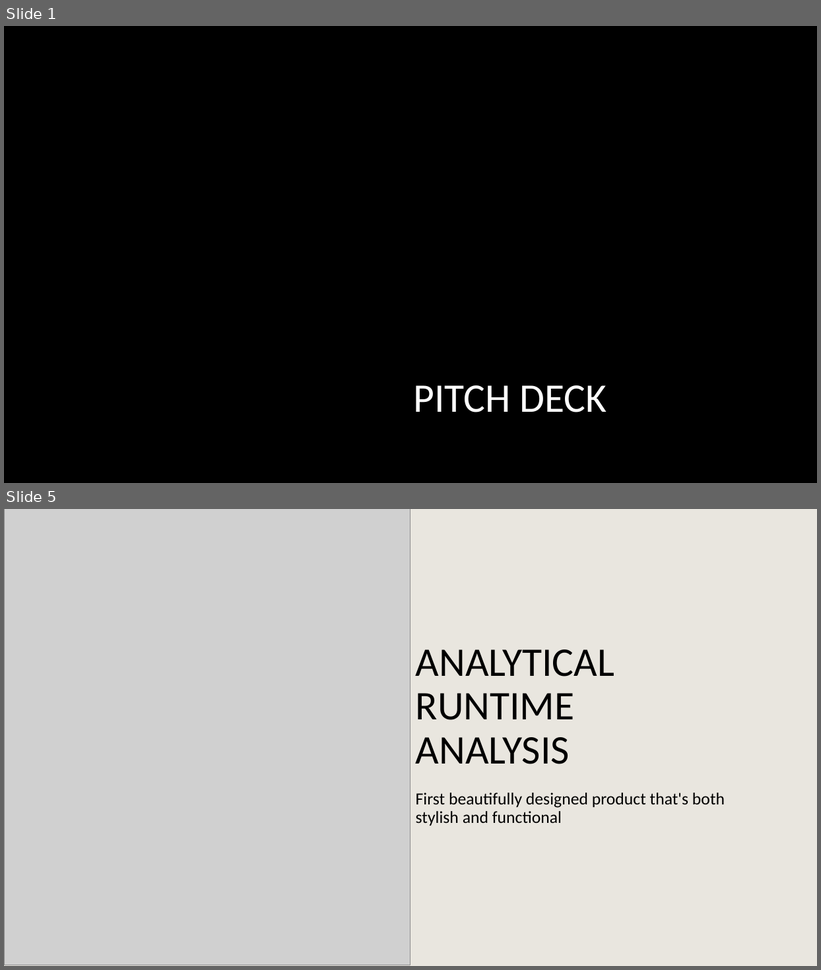
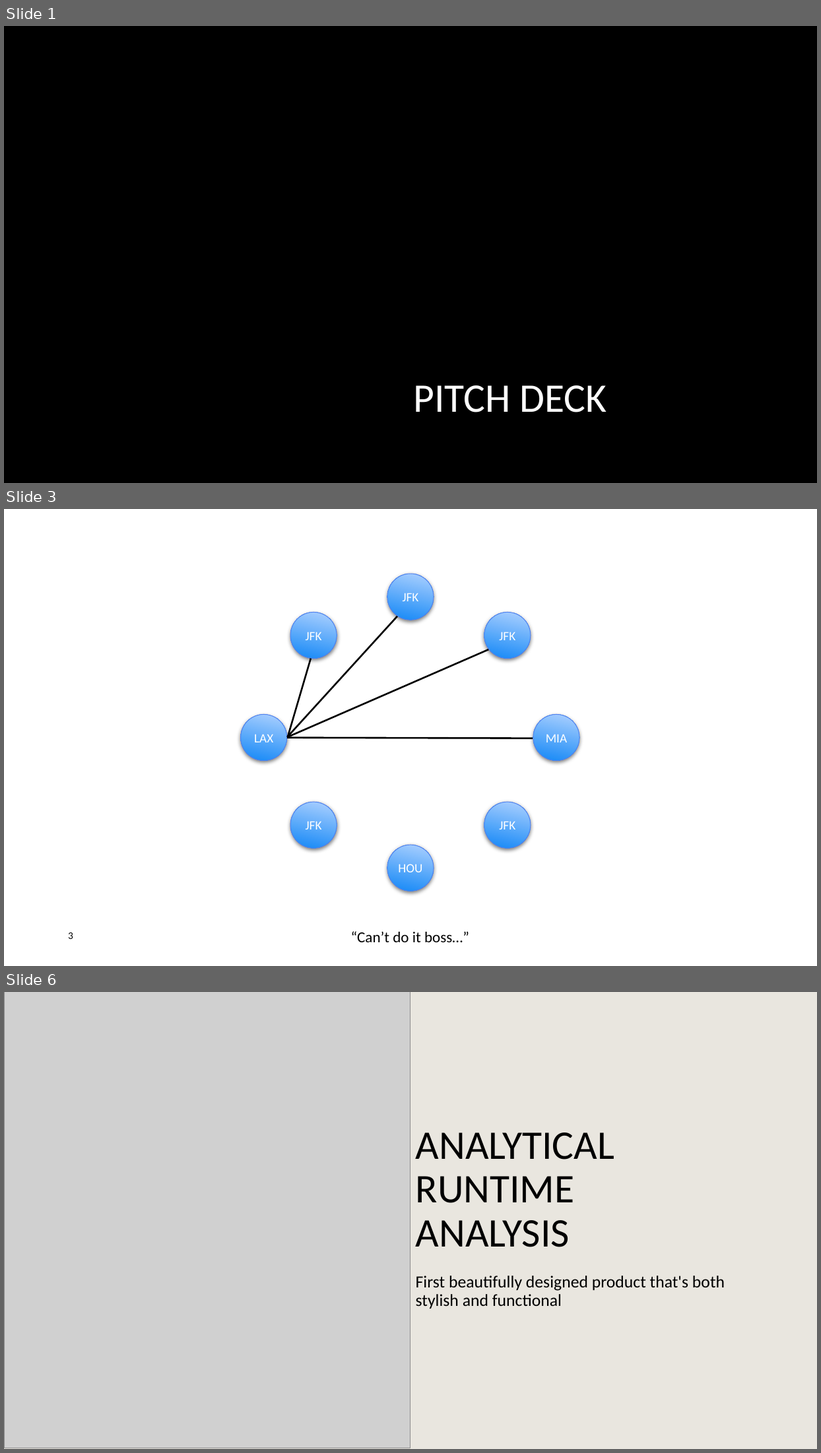
Before and after one commit to PictureOfGray/CS412-Team-NAME, a slide deck: presentations/TeamNAMETSP.pptx. Shown one above the other, each under a label of ours: slides 1 and 5 before the commit, slides 1, 3 and 6 after it; the slides between them are not shown. The pictures are 821x970 and 821x1453 pixels, drawn with LibreOffice and Linux fonts; fonts in the diff are those of the drawing; grey boxes stand for pictures; background and template pictures are left out. Boxes give left, top, right and bottom in pixels: in the first picture for what was removed or moved away, otherwise in the second. Text is boxed around its words. In the diff, an @@ line names an element or a change of style, - is before the commit and + after.

```diff
--- a/presentations/TeamNAMETSP.pptx
+++ b/presentations/TeamNAMETSP.pptx
@@ slide 3 added at [4,509,817,966], background #FFFFFF @@
@@ ellipse added at [387,574,434,620], fill gradient #1287F6 to #AFD2FF, outline #4F80EF 0.75 pt @@
@@ text added at [403,593,419,601], 15 pt, text #FFFFFF @@
+JFK
@@ line added from (397, 617) to (287, 737), #000000 2 pt @@
@@ ellipse added at [290,612,337,658], fill gradient #1287F6 to #AFD2FF, outline #4F80EF 0.75 pt @@
@@ ellipse added at [484,612,531,658], fill gradient #1287F6 to #AFD2FF, outline #4F80EF 0.75 pt @@
@@ text added at [306,632,322,640], 15 pt, text #FFFFFF @@
+JFK
@@ text added at [499,632,516,640], 15 pt, text #FFFFFF @@
+JFK
@@ line added from (489, 650) to (288, 737), #000000 2 pt @@
@@ line added from (311, 658) to (288, 737), #000000 2 pt @@
@@ ellipse added at [241,714,287,761], fill gradient #1287F6 to #AFD2FF, outline #4F80EF 0.75 pt @@
@@ ellipse added at [533,714,580,761], fill gradient #1287F6 to #AFD2FF, outline #4F80EF 0.75 pt @@
@@ text added at [254,734,273,743], 15 pt, text #FFFFFF @@
+LAX
@@ line added from (533, 739) to (287, 738), #000000 2 pt @@
@@ text added at [546,734,567,743], 15 pt, text #FFFFFF @@
+MIA
@@ ellipse added at [290,803,337,849], fill gradient #1287F6 to #AFD2FF, outline #4F80EF 0.75 pt @@
@@ ellipse added at [484,803,531,849], fill gradient #1287F6 to #AFD2FF, outline #4F80EF 0.75 pt @@
@@ text added at [306,821,322,830], 15 pt, text #FFFFFF @@
+JFK
@@ text added at [499,821,516,830], 15 pt, text #FFFFFF @@
+JFK
@@ ellipse added at [387,845,434,891], fill gradient #1287F6 to #AFD2FF, outline #4F80EF 0.75 pt @@
@@ text added at [398,864,422,873], 15 pt, text #FFFFFF @@
+HOU
@@ page number added at [68,933,73,939], 12 pt, text #000000 @@
+3
@@ text added at [351,931,469,943], 18 pt, text #000000 @@
+“Can’t do it boss…”
@@ what was slide 5 is now slide 6 @@
```
Also in this commit, not shown: 4 slides changed, 2 other slides added, 2 slides removed.
